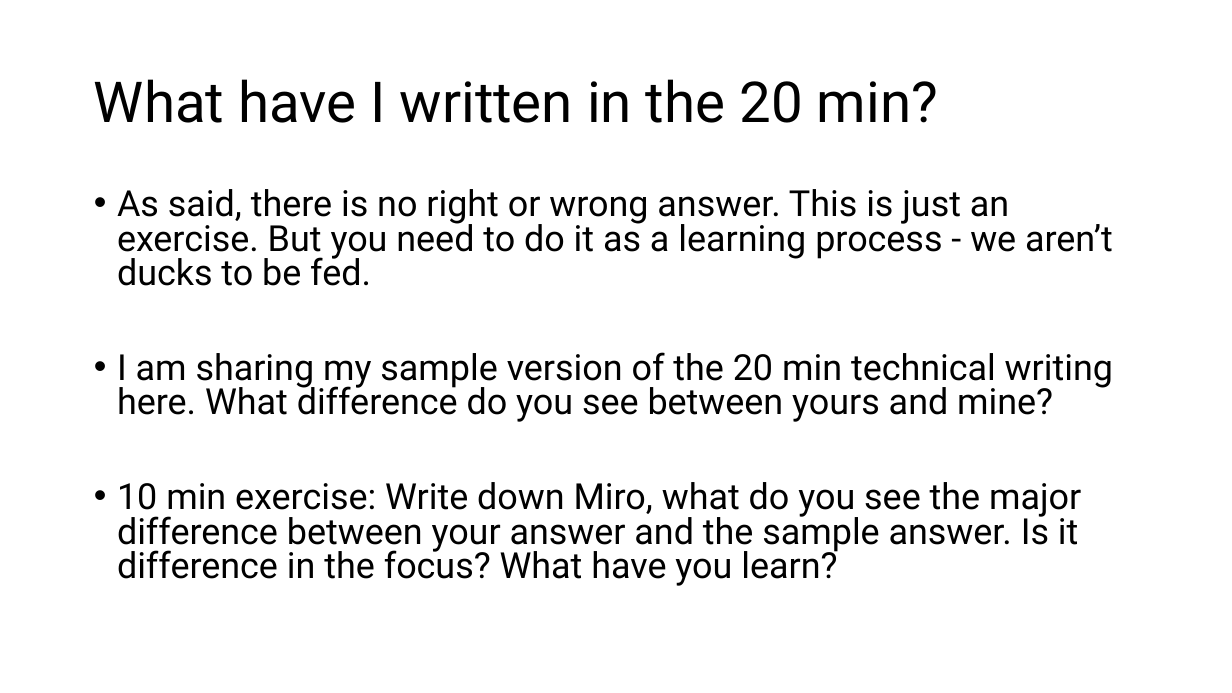
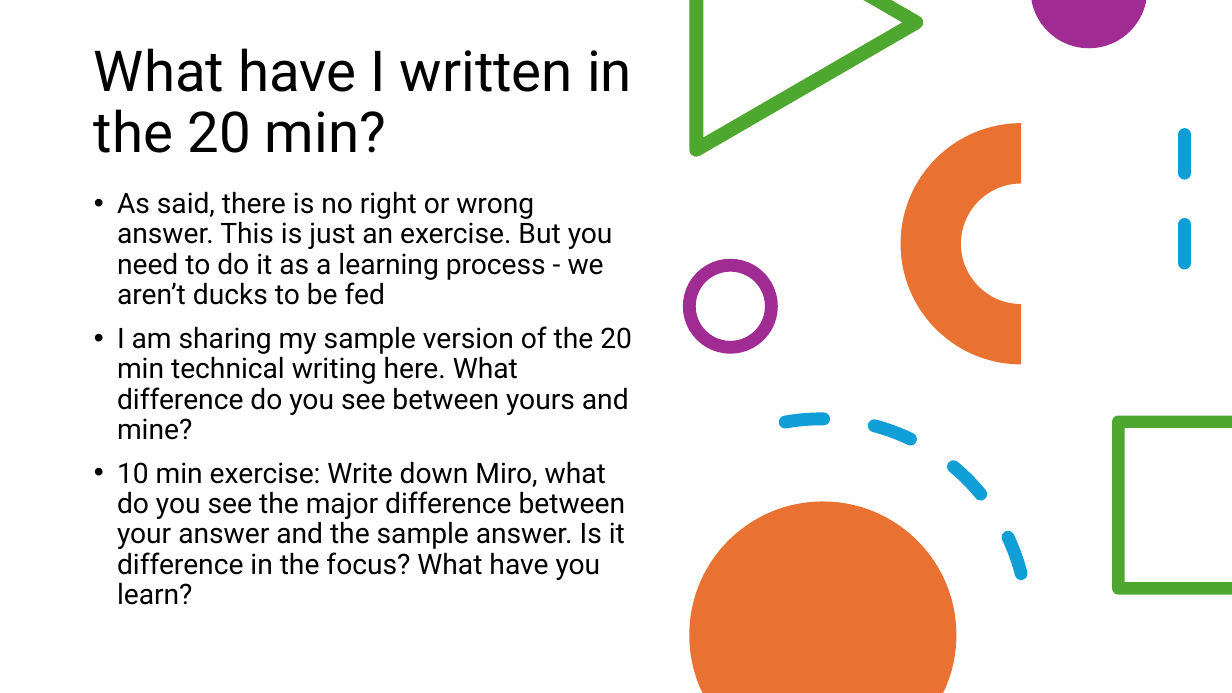
Before and after one commit to JLNU-EETC3433/courseware, a slide deck: slide 3 of 20241104-lesson7.pptx. Drawn at 1232x693 pixels with LibreOffice and Linux fonts; fonts in the diff are those of the drawing. Boxes give left, top, right and bottom in pixels: in the first picture for what was removed or moved away, otherwise in the second. Text is boxed around its words. In the diff, an @@ line names an element or a change of style, - is before the commit and + after.

```diff
--- a/20241104-lesson7.pptx
+++ b/20241104-lesson7.pptx
@@ freeform shape added at (689,0,923,157), fill #4EA72E @@
@@ freeform shape added at (1031,0,1146,48), fill #A02B93 @@
@@ title "What have I written in ..." rewrapped from (94,79,938,123) to (94,48,632,153) @@
@@ arch (boxed as its full ring) added at (901,123,1142,364), fill #E97132 @@
@@ line added from (1185, 135) to (1185, 296), #0F9ED5 10 pt dashed @@
@@ text at (117,191,613,305): text changed; size 28 to 22 pt @@
-• As said, there is no right or wrong answer. This is just an exercise. But you need to do it as a learning process - we aren’t ducks to be fed.
+• As said, there is no right or wrong answer. This is just an exercise. But you need to do it as a learning process - we aren’t ducks to be fed
@@ ellipse added at (689,265,772,348), outline #A02B93 10 pt @@
@@ text at (117,326,632,605): size 28 to 22 pt in "I am sharing my sample version of ...", "10 min exercise: Write down Miro, what ..."; line spacing 0.8 to 0.9 @@
@@ arc (boxed as its full ellipse) added at (583,386,1062,693), outline #0F9ED5 10 pt dashed @@
@@ freeform shape added at (1113,416,1232,595), fill #4EA72E @@
@@ freeform shape added at (689,502,957,693), fill #E97132 @@
```
Also in this commit, not shown: 3 other slides changed.
